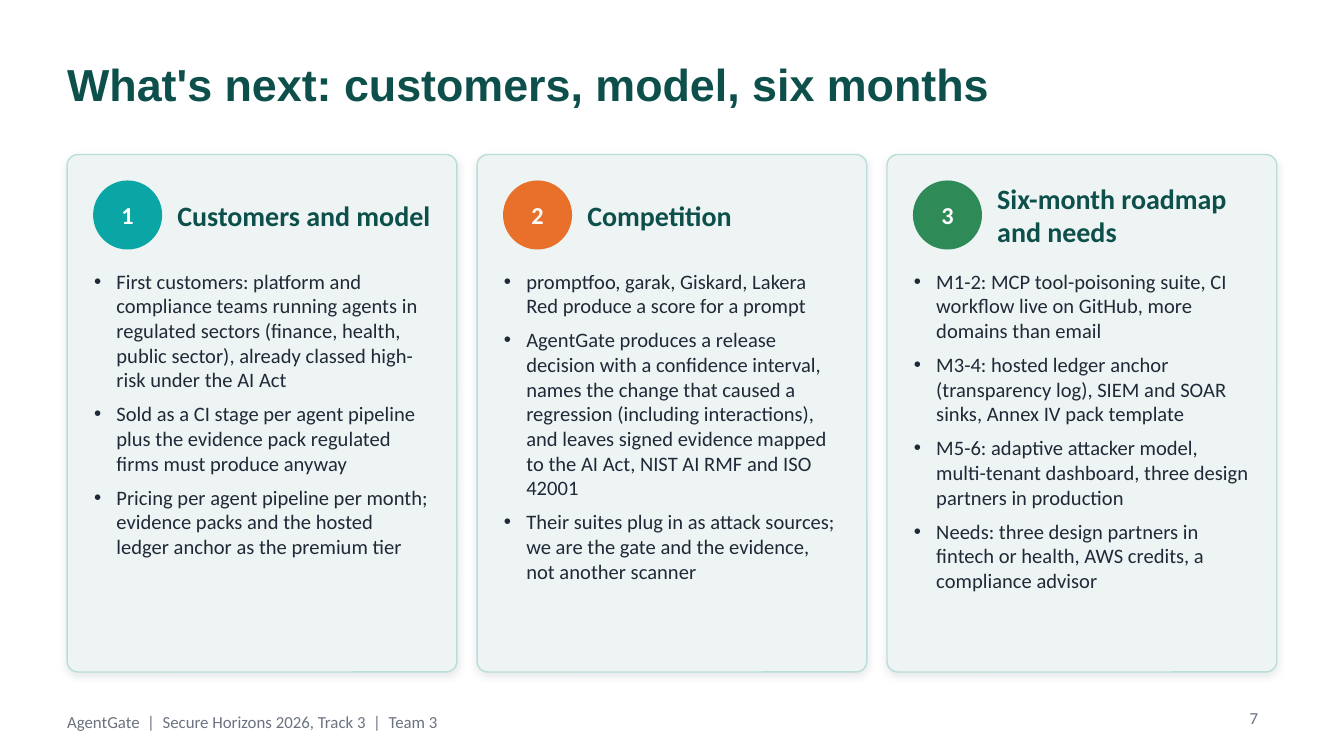
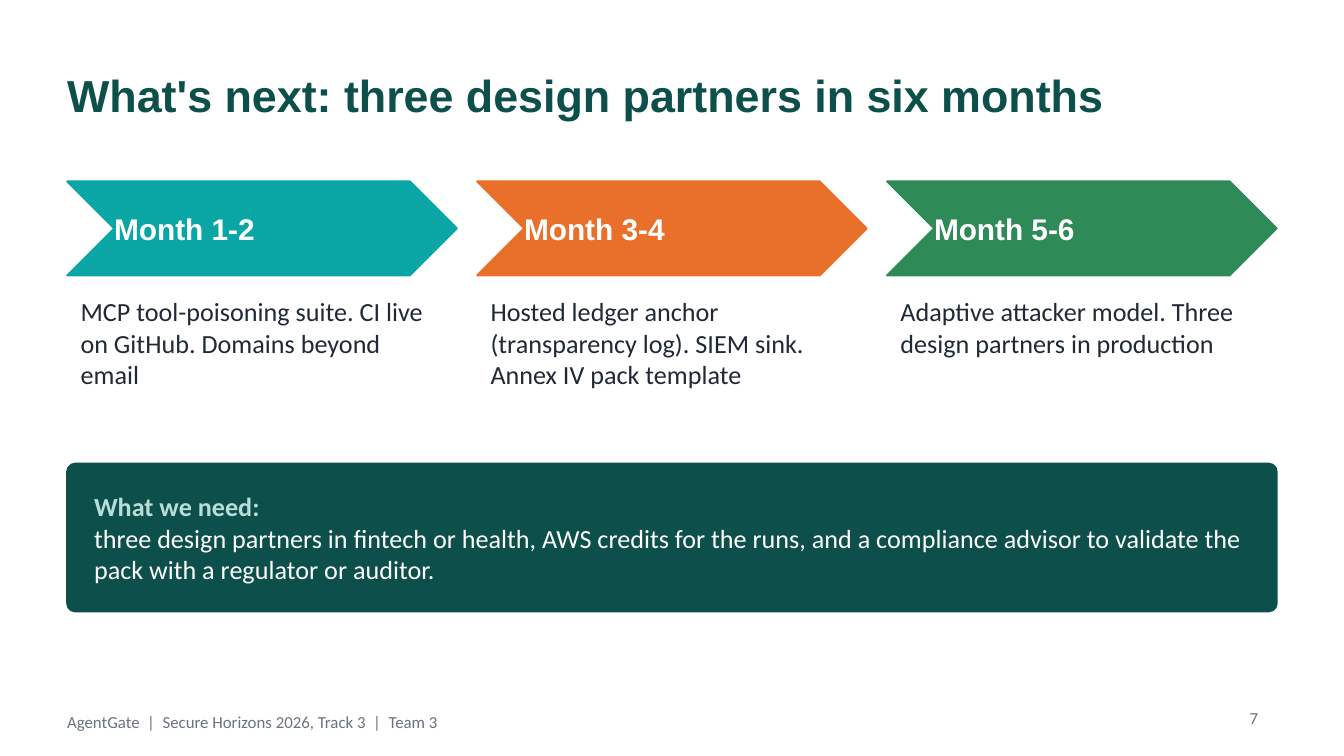
Before and after one commit to hadi-ce04/Secure-Horizons, a slide deck: slide 7 of docs/AgentGate_pitch.pptx. Drawn at 1344x756 pixels with LibreOffice and Linux fonts; fonts in the diff are those of the drawing. Boxes give left, top, right and bottom in pixels: in the first picture for what was removed or moved away, otherwise in the second. Text is boxed around its words. In the diff, an @@ line names an element or a change of style, - is before the commit and + after.

```diff
--- a/docs/AgentGate_pitch.pptx
+++ b/docs/AgentGate_pitch.pptx
@@ title at (67,79,1103,120): text changed @@
-What's next: customers, model, six months
+What's next: three design partners in six months
@@ rounded rectangle removed at (67,155,457,672) @@
@@ rounded rectangle removed at (477,155,867,672) @@
@@ rounded rectangle removed at (887,155,1277,672) @@
@@ chevron added at (67,181,457,276), fill #0AA5A5, outline #0AA5A5 1 pt @@
@@ ellipse removed at (94,181,161,249) @@
@@ text removed at (121,208,133,224) @@
-1
@@ text removed at (177,206,430,227) @@
-Customers and model
@@ chevron added at (477,181,867,276), fill #E8702A, outline #E8702A 1 pt @@
@@ ellipse removed at (504,181,571,249) @@
@@ text removed at (531,208,543,224) @@
-2
@@ text removed at (587,206,731,231) @@
-Competition
@@ chevron added at (887,181,1277,276), fill #2E8B57, outline #2E8B57 1 pt @@
@@ ellipse removed at (914,181,981,249) @@
@@ text removed at (941,208,953,224) @@
-3
@@ text removed at (997,189,1226,242) @@
-Six-month roadmap and needs
@@ text added at (114,218,255,241), 16 pt, text #FFFFFF, bold @@
+Month 1-2
@@ text added at (524,218,665,241), 16 pt, text #FFFFFF, bold @@
+Month 3-4
@@ text added at (934,218,1074,241), 16 pt, text #FFFFFF, bold @@
+Month 5-6
@@ text removed at (116,274,428,558) @@
-• First customers: platform and compliance teams running agents in regulated sectors (finance, health, public sector), already classed high-risk under the AI Act
-• Sold as a CI stage per agent pipeline plus the evidence pack regulated firms must produce anyway
-• Pricing per agent pipeline per month; evidence packs and the hosted ledger anchor as the premium tier
@@ text removed at (526,274,834,579) @@
-• promptfoo, garak, Giskard, Lakera Red produce a score for a prompt
-• AgentGate produces a release decision with a confidence interval, names the change that caused a regression (including interactions), and leaves signed evidence mapped to the AI Act, NIST AI RMF and ISO 42001
-• Their suites plug in as attack sources; we are the gate and the evidence, not another scanner
@@ text removed at (936,274,1248,592) @@
-• M1-2: MCP tool-poisoning suite, CI workflow live on GitHub, more domains than email
-• M3-4: hosted ledger anchor (transparency log), SIEM and SOAR sinks, Annex IV pack template
-• M5-6: adaptive attacker model, multi-tenant dashboard, three design partners in production
-• Needs: three design partners in fintech or health, AWS credits, a compliance advisor
@@ text added at (81,303,423,384), 14 pt, text #1F2937 @@
+MCP tool-poisoning suite. CI live on GitHub. Domains beyond email
@@ text added at (491,303,803,389), 14 pt, text #1F2937 @@
+Hosted ledger anchor (transparency log). SIEM sink. Annex IV pack template
@@ text added at (900,303,1233,358), 14 pt, text #1F2937 @@
+Adaptive attacker model. Three design partners in production
@@ rounded rectangle added at (67,464,1277,612), fill #0D4F4A, outline #0D4F4A 1 pt @@
@@ text added at (94,497,1240,584), 14 pt, text #FFFFFF @@
+What we need:
+three design partners in fintech or health, AWS credits for the runs, and a compliance advisor to validate the pack with a regulator or auditor.
```
Also in this commit, not shown: 4 other slides changed, 3 slides added, 3 slides removed, 1 other file.
